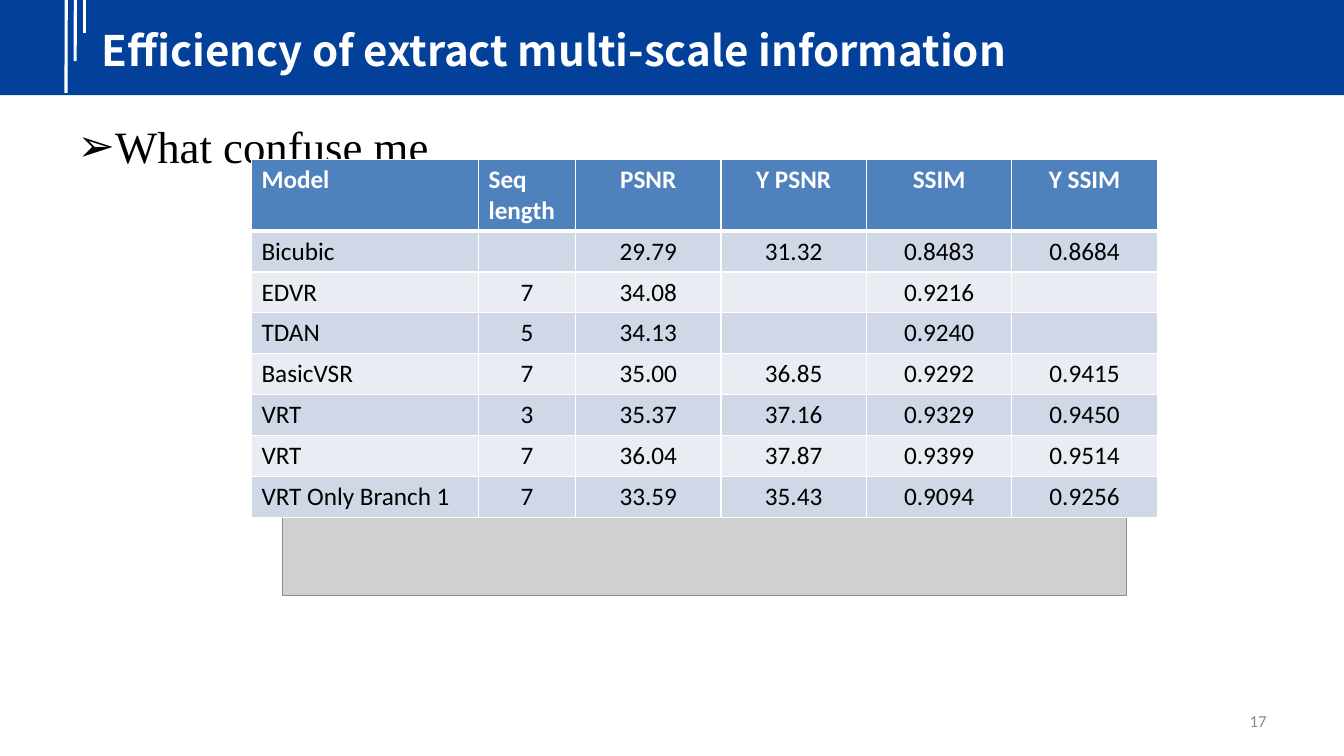
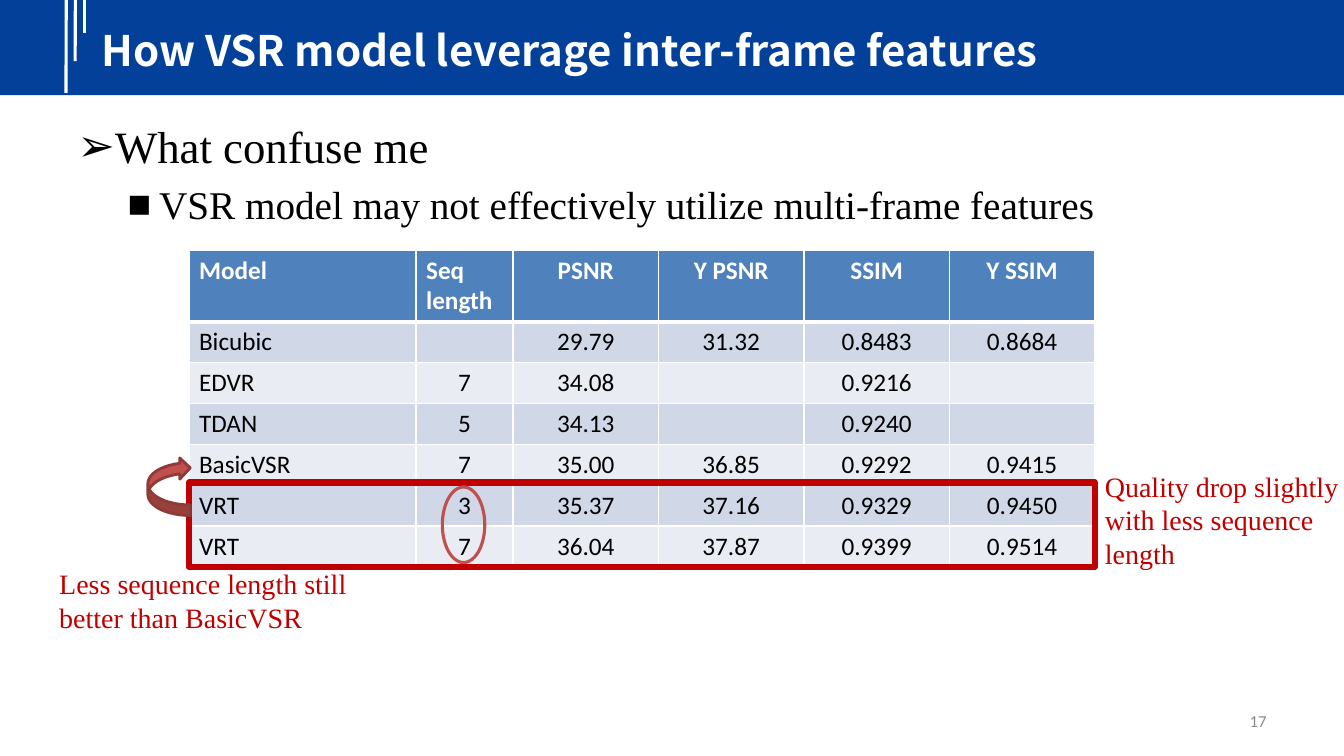
Before and after one commit to yindaheng98/Resume, a slide deck: slide 17 of Intro.pptx. Drawn at 1344x756 pixels with LibreOffice and Linux fonts; fonts in the diff are those of the drawing; grey boxes stand for pictures; background and template pictures are left out. Boxes give left, top, right and bottom in pixels: in the first picture for what was removed or moved away, otherwise in the second. Text is boxed around its words. In the diff, an @@ line names an element or a change of style, - is before the commit and + after.

```diff
--- a/Intro.pptx
+++ b/Intro.pptx
@@ title at (102, 32, 1037, 76): text changed @@
-Efficiency of extract multi-scale information
+How VSR model leverage inter-frame features
@@ text at (159, 191, 1094, 227): paragraph added @@
+  ■ VSR model may not effectively utilize multi-frame features
@@ table at (189, 250, 1093, 566) @@
-row 8: VRT Only Branch 1 | 7 | 33.59 | 35.43 | 0.9094 | 0.9256
@@ table: place and size @@
-table at (251, 159, 1155, 516)
+table at (189, 250, 1093, 566)
@@ curved left arrow added at (148, 458, 191, 516), fill #C0504D, outline #8E3B39 2 pt @@
@@ text added at (1105, 477, 1338, 570), 20 pt, text #C00000 @@
+Quality drop slightly with less sequence length
@@ rectangle added at (189, 483, 1095, 568), outline #C00000 4.5 pt @@
@@ picture removed at (282, 508, 1127, 596) @@
@@ ellipse added at (443, 487, 485, 563), outline #C0504D 2.25 pt @@
@@ text added at (59, 574, 346, 629), 20 pt, text #C00000 @@
+Less sequence length still better than BasicVSR
```
Also in this commit, not shown: 8 other slides changed, 5 slides added, 5 slides removed.
